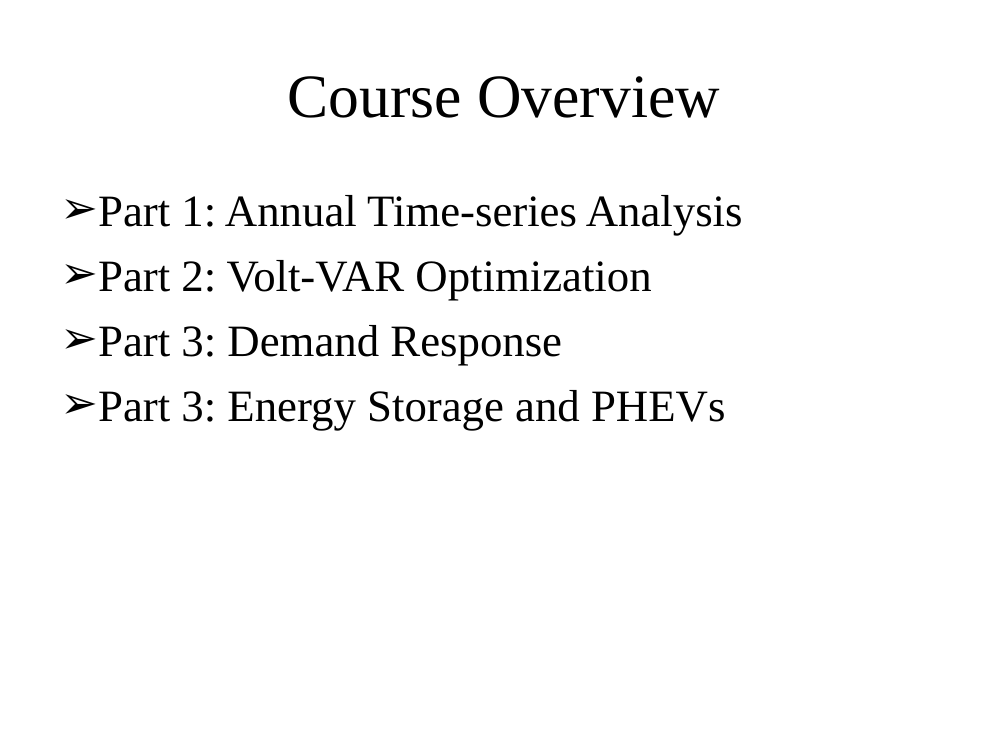
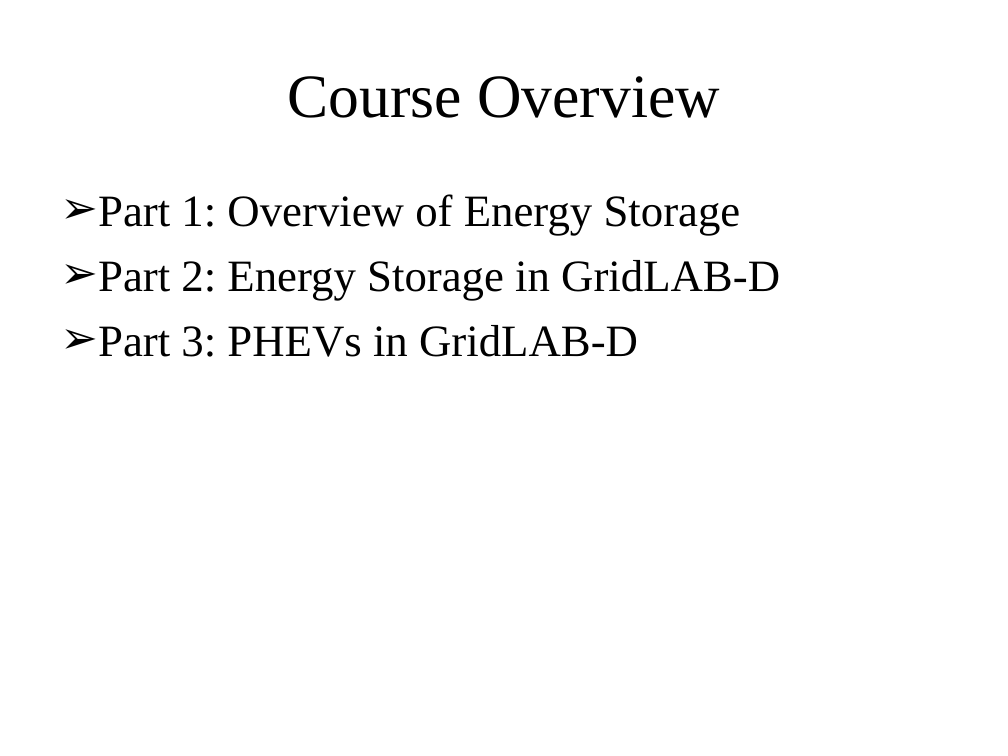
Before and after one commit to gridlab-d/course, a slide deck: slide 2 of Distribution_Analysis_Course/4.0 - Energy_Storage_and_PHEVs.ppt. Drawn at 1008x756 pixels with LibreOffice and Linux fonts; fonts in the diff are those of the drawing. Boxes give left, top, right and bottom in pixels: in the first picture for what was removed or moved away, otherwise in the second. Text is boxed around its words. In the diff, an @@ line names an element or a change of style, - is before the commit and + after.

```diff
--- a/Distribution_Analysis_Course/4.0 - Energy_Storage_and_PHEVs.ppt
+++ b/Distribution_Analysis_Course/4.0 - Energy_Storage_and_PHEVs.ppt
@@ text at (x1=98, y1=194, x2=780, y2=357): text changed @@
-➢ Part 1: Annual Time-series Analysis
-➢ Part 2: Volt-VAR Optimization
-➢ Part 3: Demand Response
-➢ Part 3: Energy Storage and PHEVs
+➢ Part 1: Overview of Energy Storage
+➢ Part 2: Energy Storage in GridLAB-D
+➢ Part 3: PHEVs in GridLAB-D
```
Also in this commit, not shown: 21 slides added.
